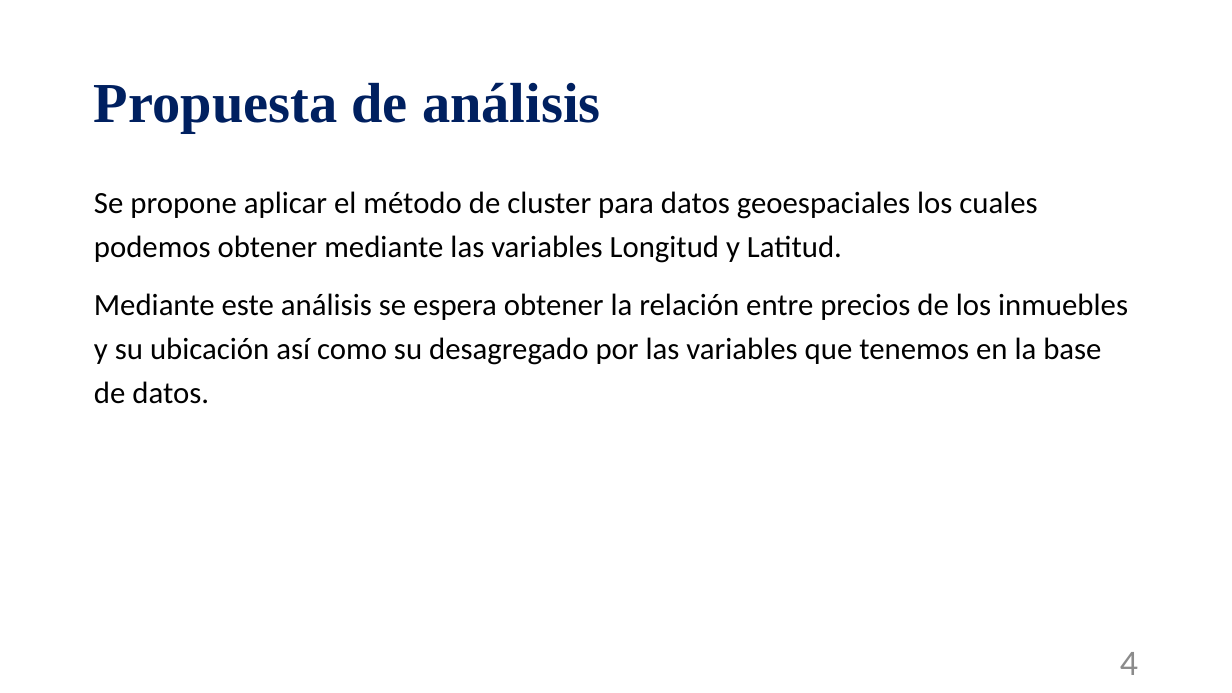
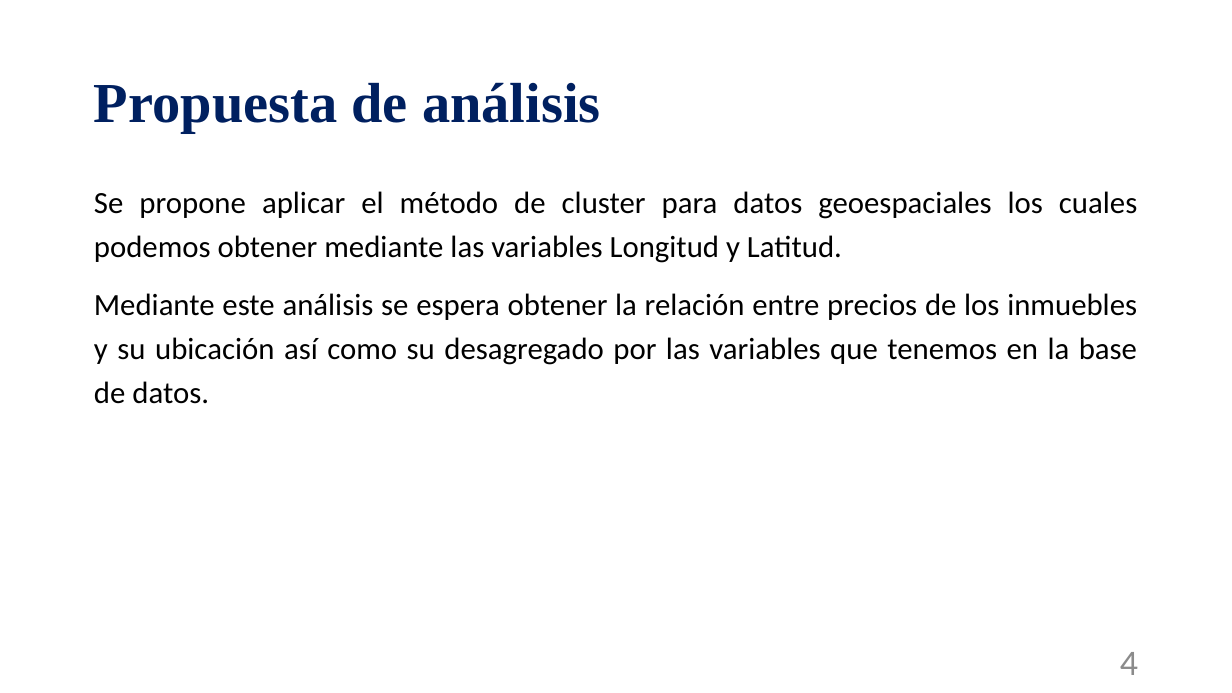
Before and after one commit to alvarezmartin2411-debug/Big-Data-UBA--Grupo-2, a slide deck: slide 4 of Proyecto Final/Trabajo Final Taller de programación.pptx. Drawn at 1232x693 pixels with LibreOffice and Linux fonts; fonts in the diff are those of the drawing. Boxes give left, top, right and bottom in pixels: in the first picture for what was removed or moved away, otherwise in the second. Text is boxed around its words. In the diff, an @@ line names an element or a change of style, - is before the commit and + after.

```diff
--- a/Proyecto Final/Trabajo Final Taller de programación.pptx
+++ b/Proyecto Final/Trabajo Final Taller de programación.pptx
@@ text "Se propone aplicar el método ..." at bbox=[94, 191, 1137, 404]: alignment left to justified @@
```
Also in this commit, not shown: 3 other slides changed.
